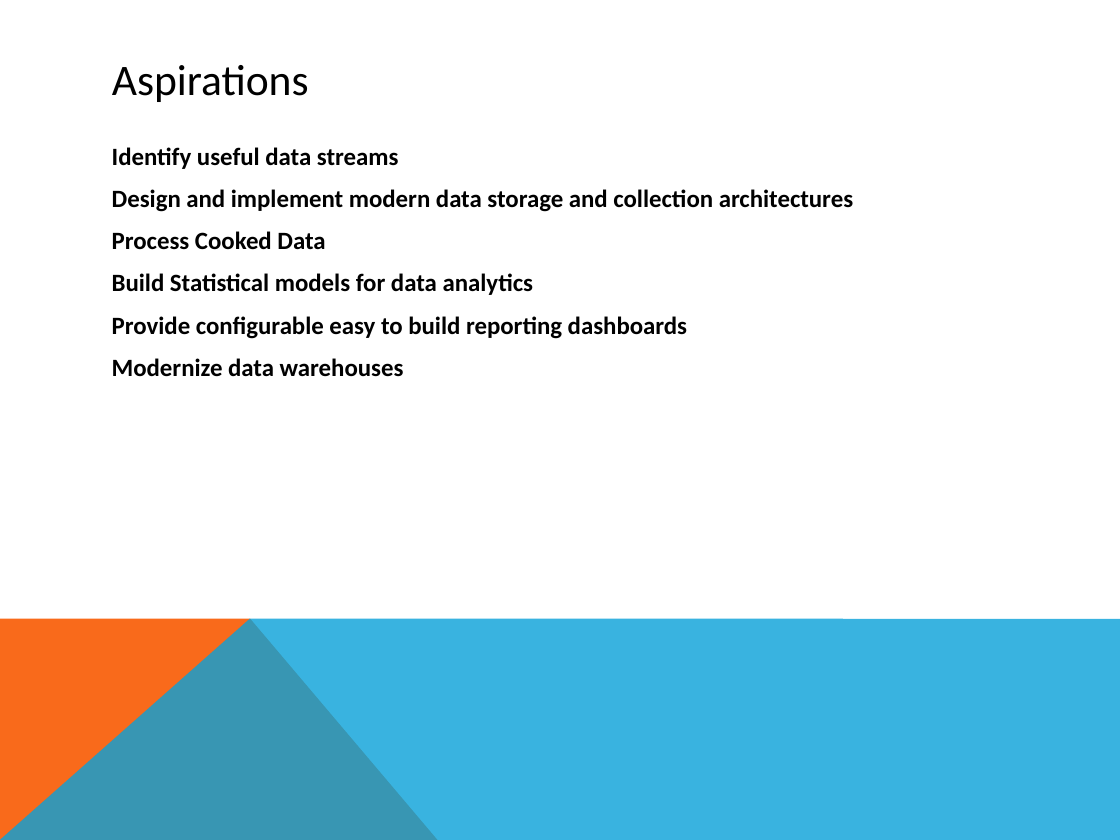
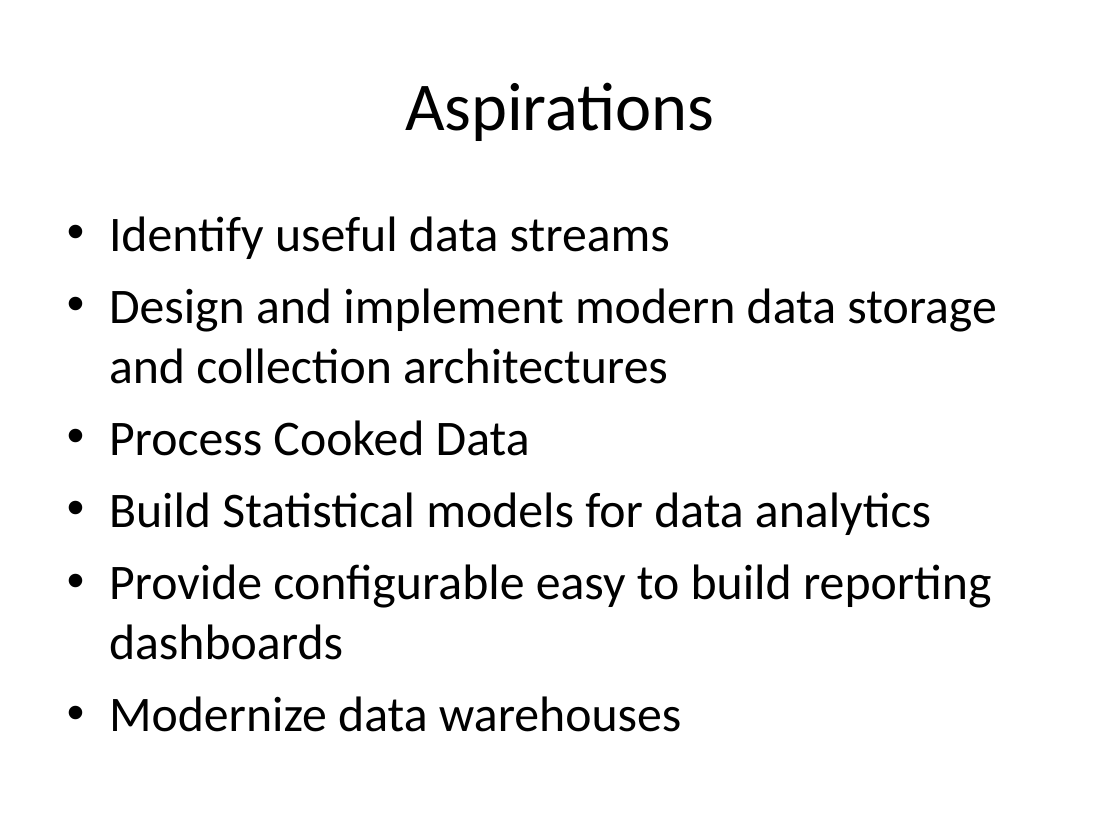
Before and after one commit to zainx01/Hiccup-analytics, a slide deck: slide 2 of Heekup.ppt. Drawn at 1120x840 pixels with LibreOffice and Linux fonts; fonts in the diff are those of the drawing. Boxes give left, top, right and bottom in pixels: in the first picture for what was removed or moved away, otherwise in the second. Text is boxed around its words. In the diff, an @@ line names an element or a change of style, - is before the commit and + after.

```diff
--- a/Heekup.ppt
+++ b/Heekup.ppt
@@ title "Aspirations": place and size @@
-title "Aspirations" at (112, 65, 309, 102)
+title "Aspirations" at (405, 82, 714, 141)
@@ title "Aspirations" at (405, 82, 714, 141): size 28 to 44 pt; alignment left to centre @@
@@ text "Identify useful data streams": place and size @@
-text "Identify useful data streams" at (112, 147, 853, 377)
+text "Identify useful data streams" at (109, 216, 996, 732)
@@ text "Identify useful data streams" at (109, 216, 996, 732): size 16 to 32 pt, bold off; bullet none to • @@
@@ freeform shape removed at (0, 618, 438, 840) @@
@@ freeform shape removed at (0, 618, 1120, 840) @@
```
Also in this commit, not shown: 5 other slides changed, 1 slide added, 1 other file.
